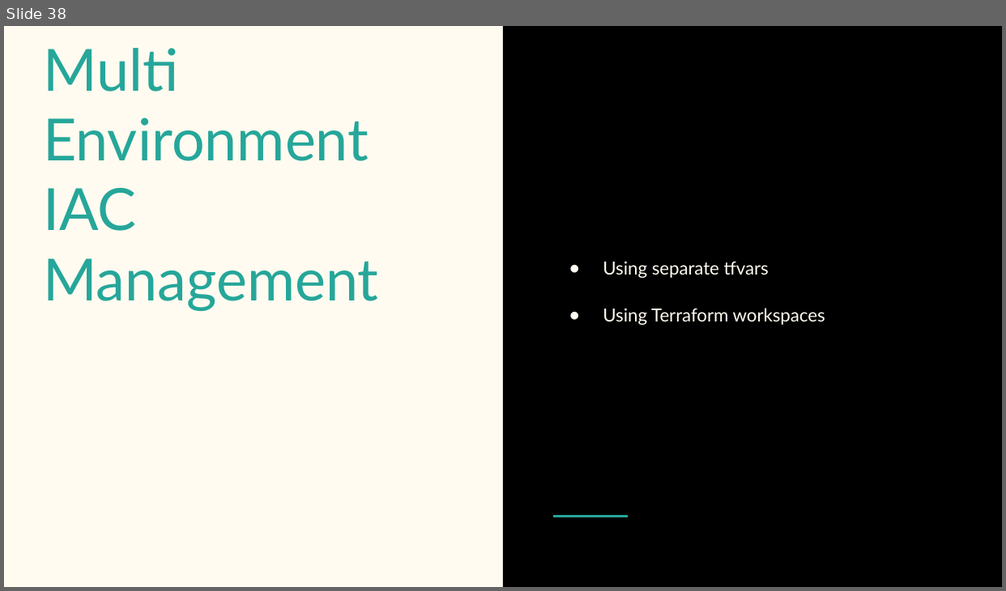
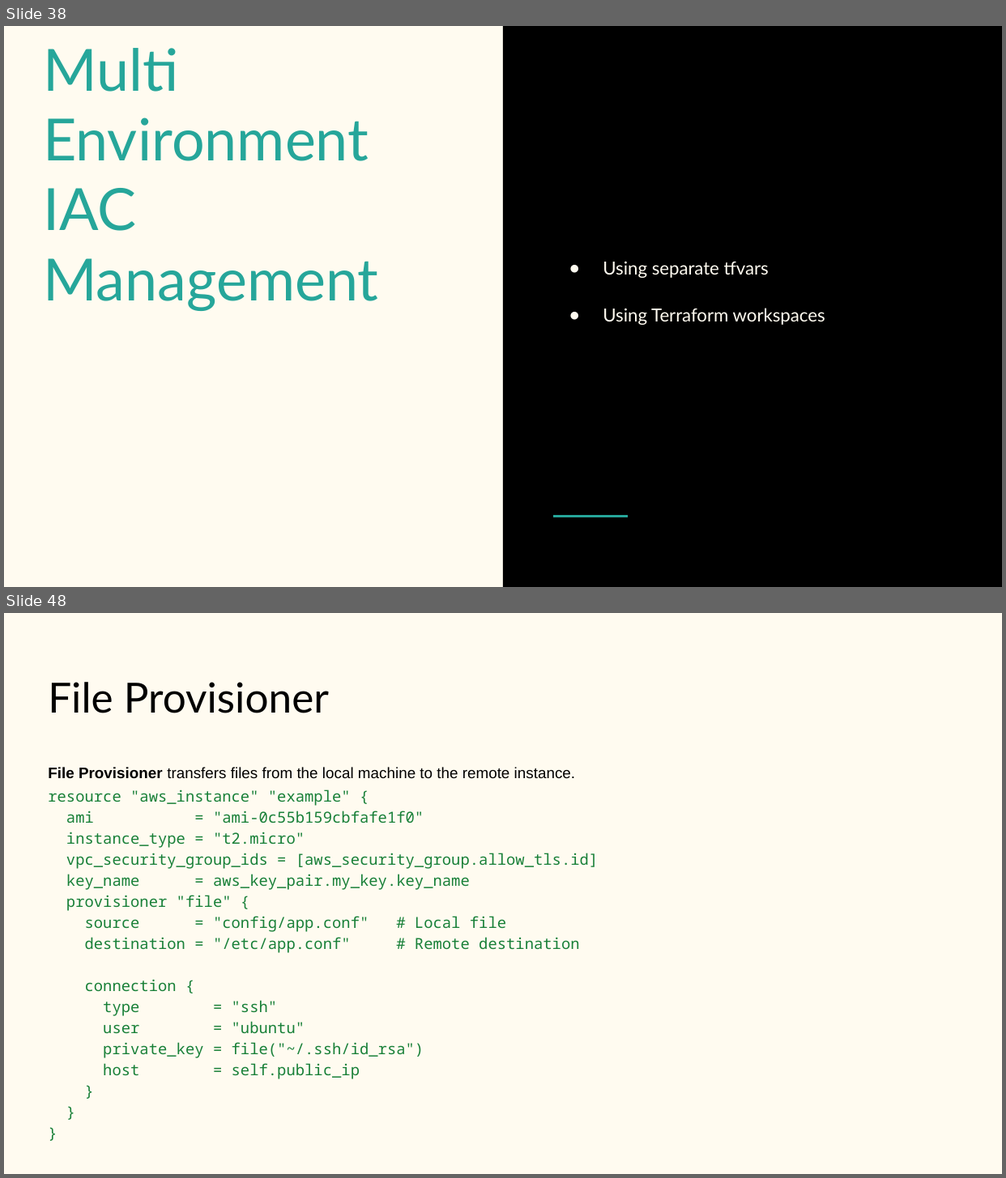
Before and after one commit to jainankur2/ankur-terraform-learning, a slide deck: Terraform.pptx. Shown one above the other, each under a label of ours: slide 38 before the commit, slides 38 and 48 after it; the slides between them are not shown. The pictures are 1006x591 and 1006x1178 pixels, drawn with LibreOffice and Linux fonts; fonts in the diff are those of the drawing. Boxes give left, top, right and bottom in pixels: in the first picture for what was removed or moved away, otherwise in the second. Text is boxed around its words. In the diff, an @@ line names an element or a change of style, - is before the commit and + after.

```diff
--- a/Terraform.pptx
+++ b/Terraform.pptx
@@ slide 48 added at (4,613,1002,1174), background #FFFBF0 @@
@@ title added at (48,682,329,713), 30 pt, text #000000 @@
+File Provisioner
@@ text added at (48,767,598,1080), 11 pt, text #188038 @@
+File Provisioner transfers files from the local machine to the remote instance.
+resource "aws_instance" "example" {
+ami = "ami-0c55b159cbfafe1f0"
+instance_type = "t2.micro"
+vpc_security_group_ids = [aws_security_group.allow_tls.id]
+key_name = aws_key_pair.my_key.key_name
+provisioner "file" {
+source = "config/app.conf" # Local file
+destination = "/etc/app.conf" # Remote destination
+connection {
+type = "ssh"
+user = "ubuntu"
+private_key = file("~/.ssh/id_rsa")
+host = self.public_ip
+}
+}
+}
```
Also in this commit, not shown: 2 slides changed, 16 other slides added, 44 other files.
